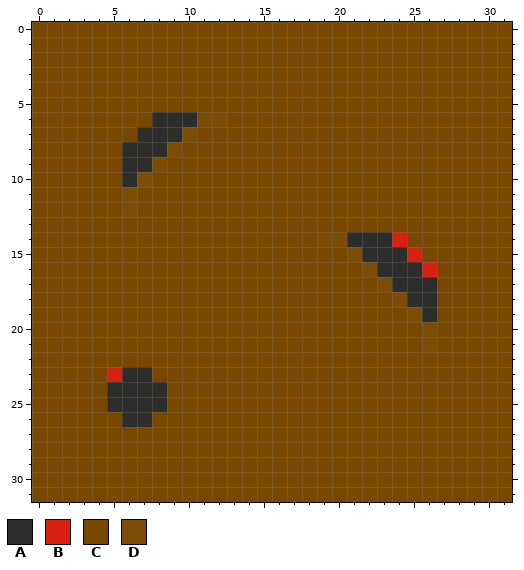
Edited in one commit: pixel-art sprite (sprites/bombs.png). Above is the file before it was changed.
The file is 32x32 pixels.
Palette (. is transparent): A #2d2d2c  B #d82110  C #784800  D #7c4d07
After:
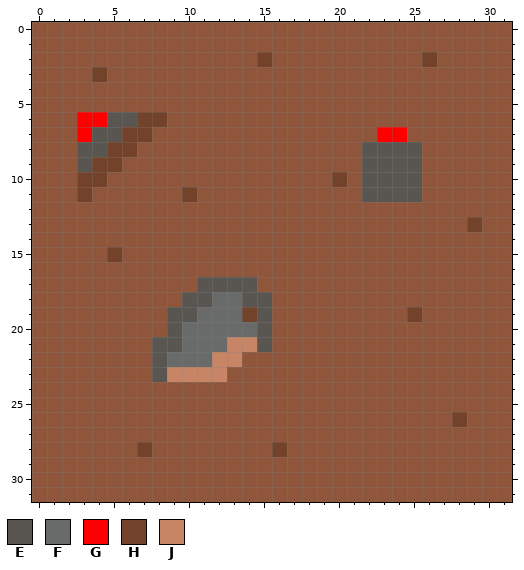
Colours new in this view: E #595652  F #696a6a  G #ff0000  H #73422a  J #c88566
From old to new:
{"colour":"C","old":"#784800","new":"#8f563b"}
{"y":2,"x":15,"old":"C","new":"H"}
{"y":2,"x":26,"old":"C","new":"H"}
{"y":3,"x":4,"old":"C","new":"H"}
{"y":6,"x":3,"old":"CCCCCAAADD","new":"GGEEHHCCCC"}
{"y":7,"x":3,"old":"CCCCAAAD","new":"GEEHHCCC"}
{"y":7,"x":23,"old":"CC","new":"GG"}
{"y":8,"x":3,"old":"CCCAAAD","new":"EEHHCCC"}
{"y":8,"x":22,"old":"CCCC","new":"EEEE"}
{"y":9,"x":3,"old":"CCCAAD","new":"EHHCCC"}
{"y":9,"x":22,"old":"CCCC","new":"EEEE"}
{"y":10,"x":3,"old":"CC","new":"HH"}
{"y":10,"x":6,"old":"AD","new":"CC"}
{"y":10,"x":20,"old":"C","new":"H"}
{"y":10,"x":22,"old":"CCCC","new":"EEEE"}
{"y":11,"x":3,"old":"C","new":"H"}
{"y":11,"x":6,"old":"D","new":"C"}
{"y":11,"x":10,"old":"C","new":"H"}
{"y":11,"x":22,"old":"CCCC","new":"EEEE"}
{"y":12,"x":6,"old":"D","new":"C"}
{"y":13,"x":29,"old":"C","new":"H"}
{"y":14,"x":19,"old":"DDAAAB","new":"CCCCCC"}
{"y":15,"x":5,"old":"C","new":"H"}
{"y":15,"x":21,"old":"DAAAB","new":"CCCCC"}
{"y":16,"x":22,"old":"DAAAB","new":"CCCCC"}
{"y":17,"x":11,"old":"CCCC","new":"EEEE"}
{"y":17,"x":23,"old":"DAAA","new":"CCCC"}
{"y":18,"x":10,"old":"CCCCCC","new":"EEFFEE"}
{"y":18,"x":24,"old":"DAA","new":"CCC"}
{"y":19,"x":9,"old":"CCCCCCC","new":"EEFFFHE"}
{"y":19,"x":25,"old":"DA","new":"HC"}
{"y":20,"x":9,"old":"CCCCCCC","new":"EFFFFFE"}
{"y":20,"x":26,"old":"D","new":"C"}
{"y":21,"x":8,"old":"CCCCCCCC","new":"EEFFFJJE"}
{"y":21,"x":26,"old":"D","new":"C"}
{"y":22,"x":8,"old":"CCCCCC","new":"EFFFJJ"}
{"y":23,"x":5,"old":"BAACCCCC","new":"CCCEJJJJ"}
{"y":24,"x":5,"old":"AAAA","new":"CCCC"}
{"y":25,"x":5,"old":"AAAA","new":"CCCC"}
{"y":26,"x":6,"old":"AA","new":"CC"}
{"y":26,"x":28,"old":"C","new":"H"}
{"y":28,"x":7,"old":"C","new":"H"}
{"y":28,"x":16,"old":"C","new":"H"}
{"label":"changed","picture_box":[32,22,512,502]}
